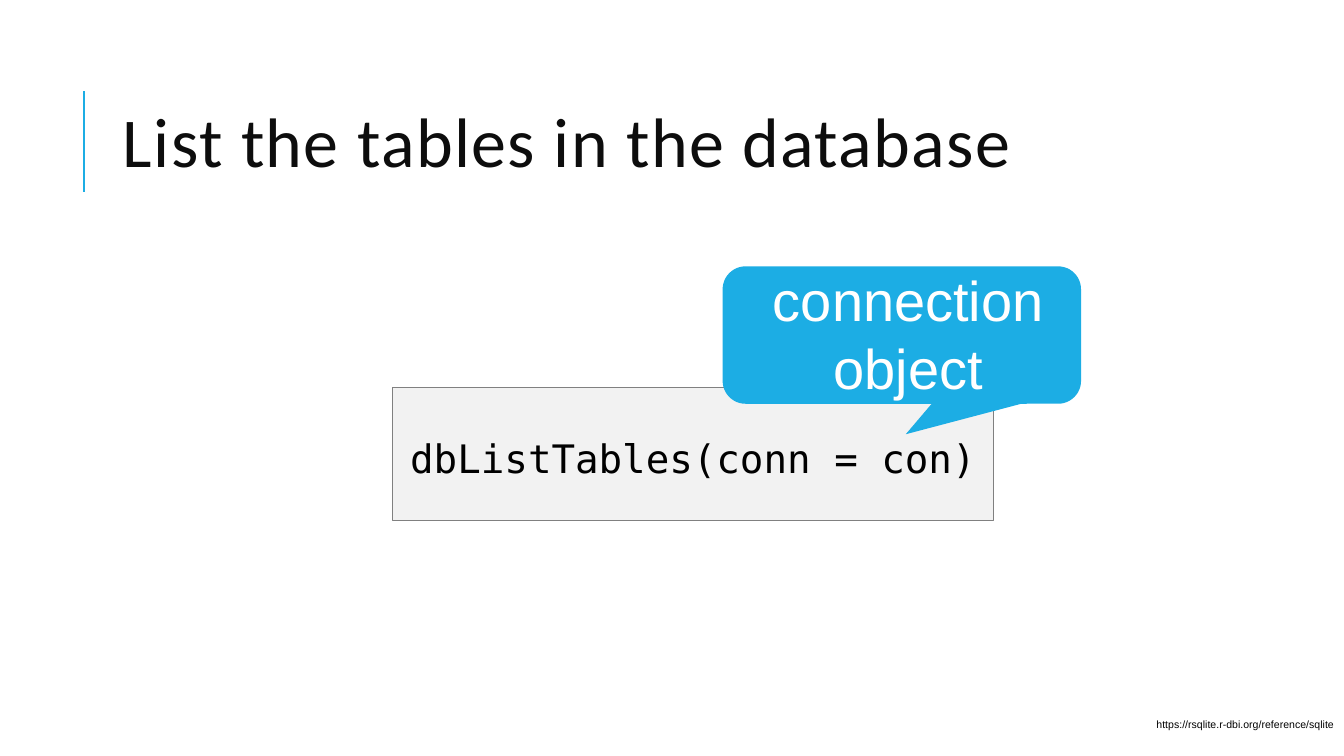
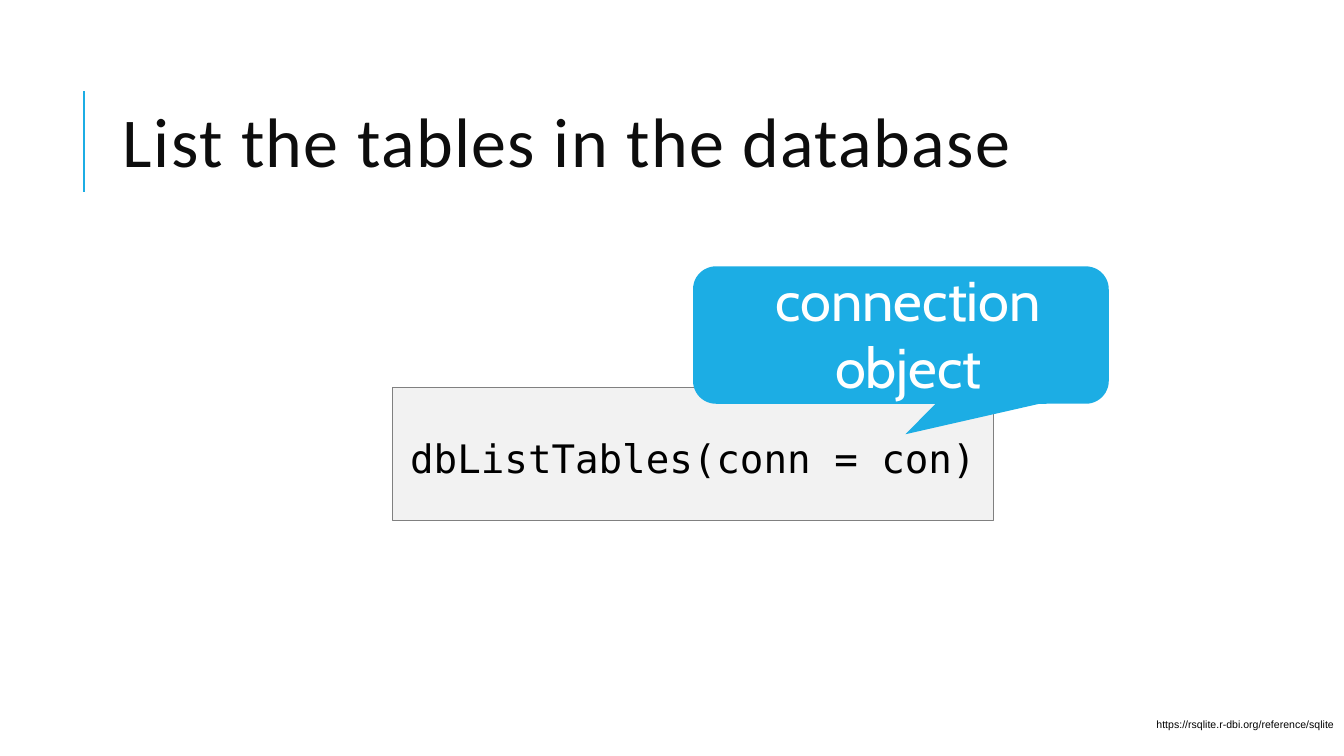
Before and after one commit to amromeo/api_r_int_db_24, a slide deck: slide 10 of presentations/02 - Databases with R.pptx (slide 9 before the commit). Drawn at 1344x756 pixels with LibreOffice and Linux fonts; fonts in the diff are those of the drawing. Boxes give left, top, right and bottom in pixels: in the first picture for what was removed or moved away, otherwise in the second. Text is boxed around its words. In the diff, an @@ line names an element or a change of style, - is before the commit and + after.

```diff
--- a/presentations/02 - Databases with R.pptx
+++ b/presentations/02 - Databases with R.pptx
@@ rounded speech box: place and size @@
-rounded speech box at box(723, 266, 1082, 403)
+rounded speech box at box(693, 266, 1108, 403)
@@ text "connection object" at box(776, 281, 1041, 401): font Arial to Cabin @@
```
Also in this commit, not shown: 10 other slides changed, 1 slide added.
